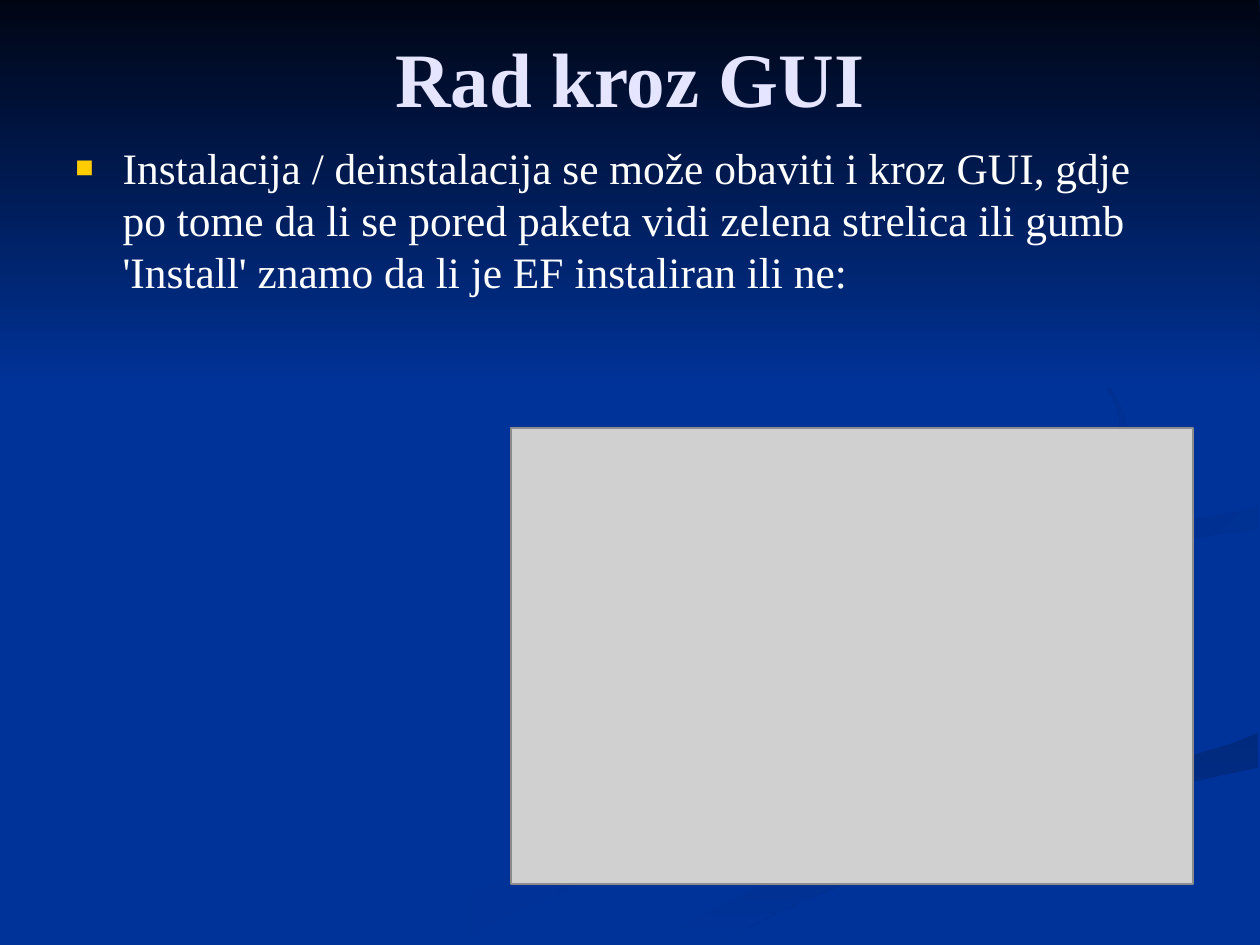
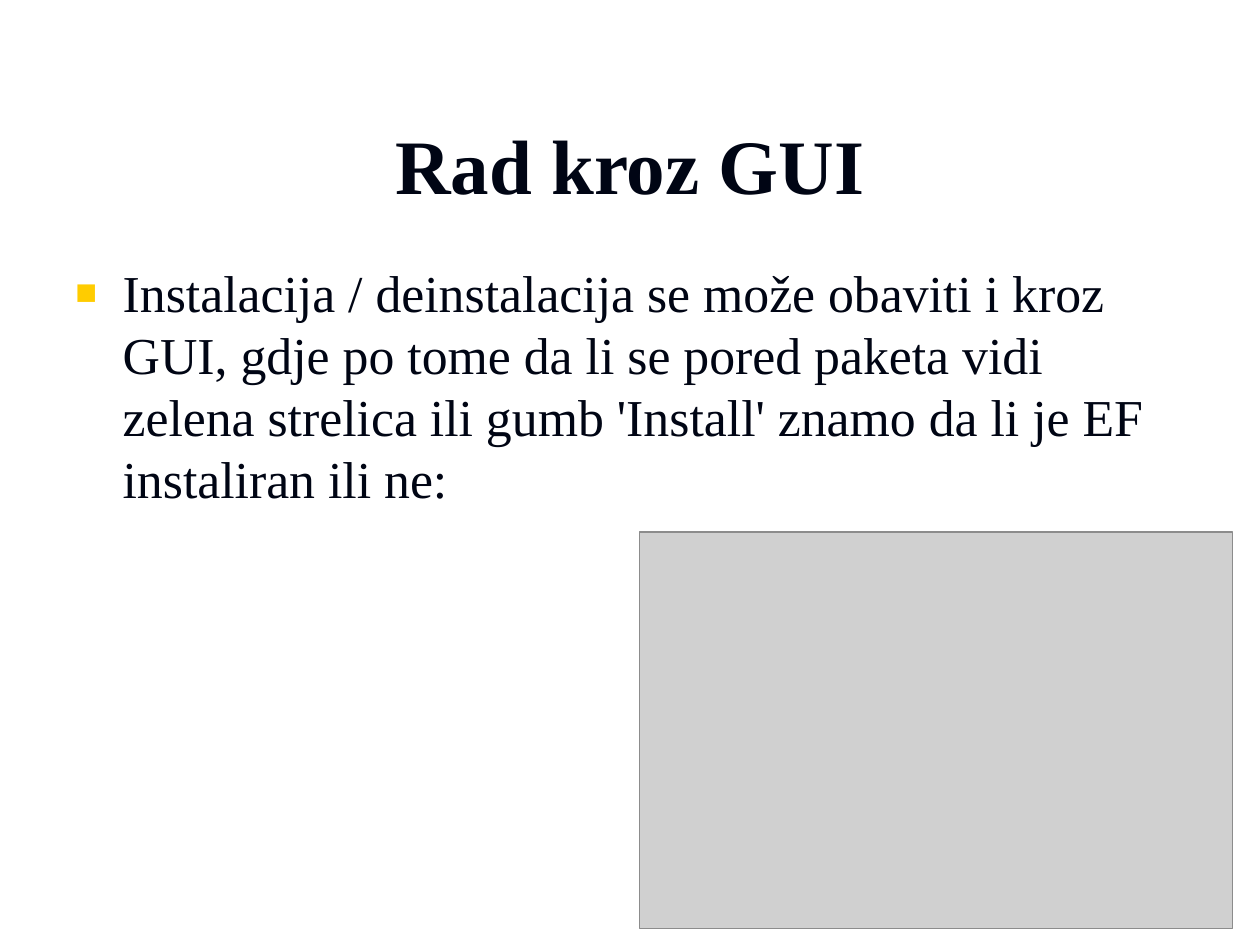
Before and after one commit to vzdesic/PZI, a slide deck: slide 7 of PPTs/09 MVC entity framework.ppt. Drawn at 1260x945 pixels with LibreOffice and Linux fonts; fonts in the diff are those of the drawing; grey boxes stand for pictures; background and template pictures are left out. Boxes give left, top, right and bottom in pixels: in the first picture for what was removed or moved away, otherwise in the second. Text is boxed around its words. In the diff, an @@ line names an element or a change of style, - is before the commit and + after.

```diff
--- a/PPTs/09 MVC entity framework.ppt
+++ b/PPTs/09 MVC entity framework.ppt
@@ background #003399 to picture (left out) @@
@@ group removed at (0,0,1260,944): 6 freeform shapes @@
@@ title "Rad kroz GUI": place and size @@
-title "Rad kroz GUI" at (395,53,864,108)
+title "Rad kroz GUI" at (395,140,864,195)
@@ title "Rad kroz GUI" at (395,140,864,195): text colour #E5E5FF to #000514 @@
@@ text "Instalacija / deinstalacija se može ...": place and size @@
-text "Instalacija / deinstalacija se može ..." at (123,153,1130,297)
+text "Instalacija / deinstalacija se može ..." at (123,276,1143,499)
@@ text "Instalacija / deinstalacija se može ..." at (123,276,1143,499): size 24.8 to 29.6 pt, text colour #FFFFFF to #000514 @@
@@ picture: place and size @@
-picture at (512,428,1193,885)
+picture at (640,532,1234,929)
```
Also in this commit, not shown: 14 other slides changed, 15 other files.
